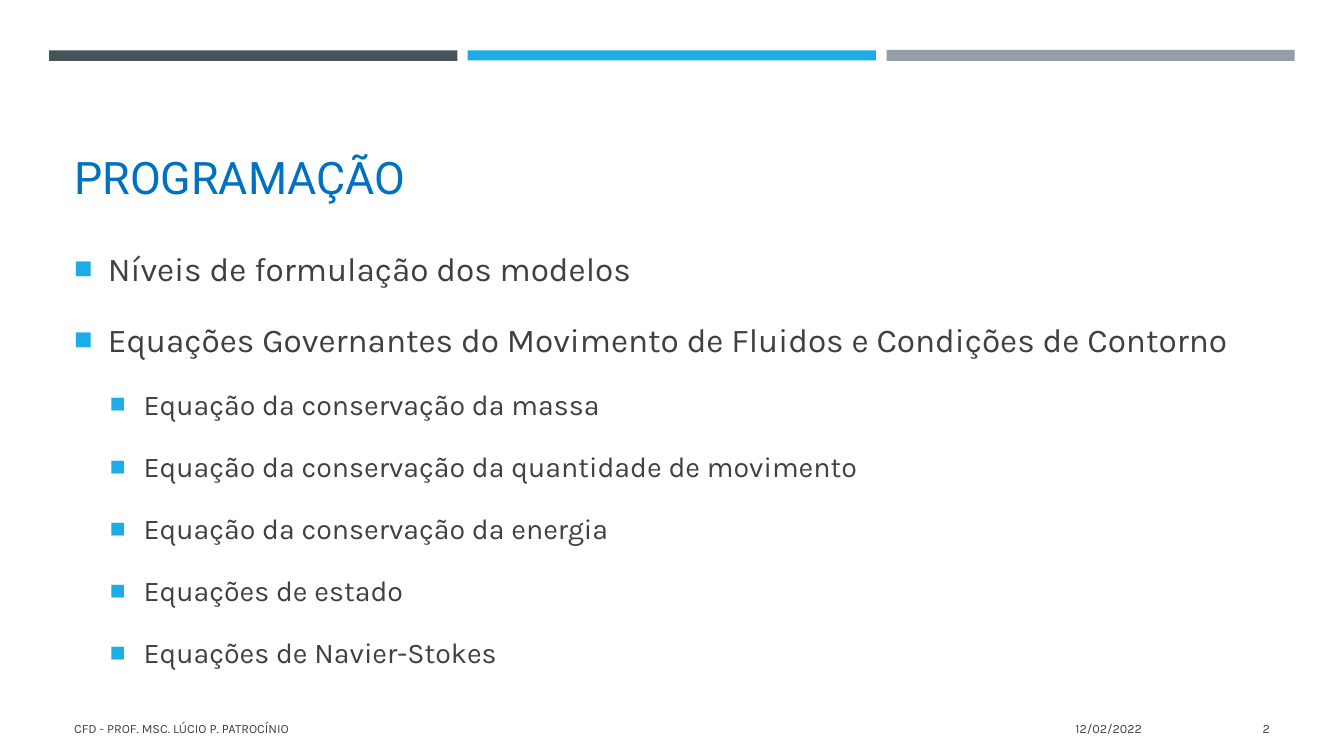
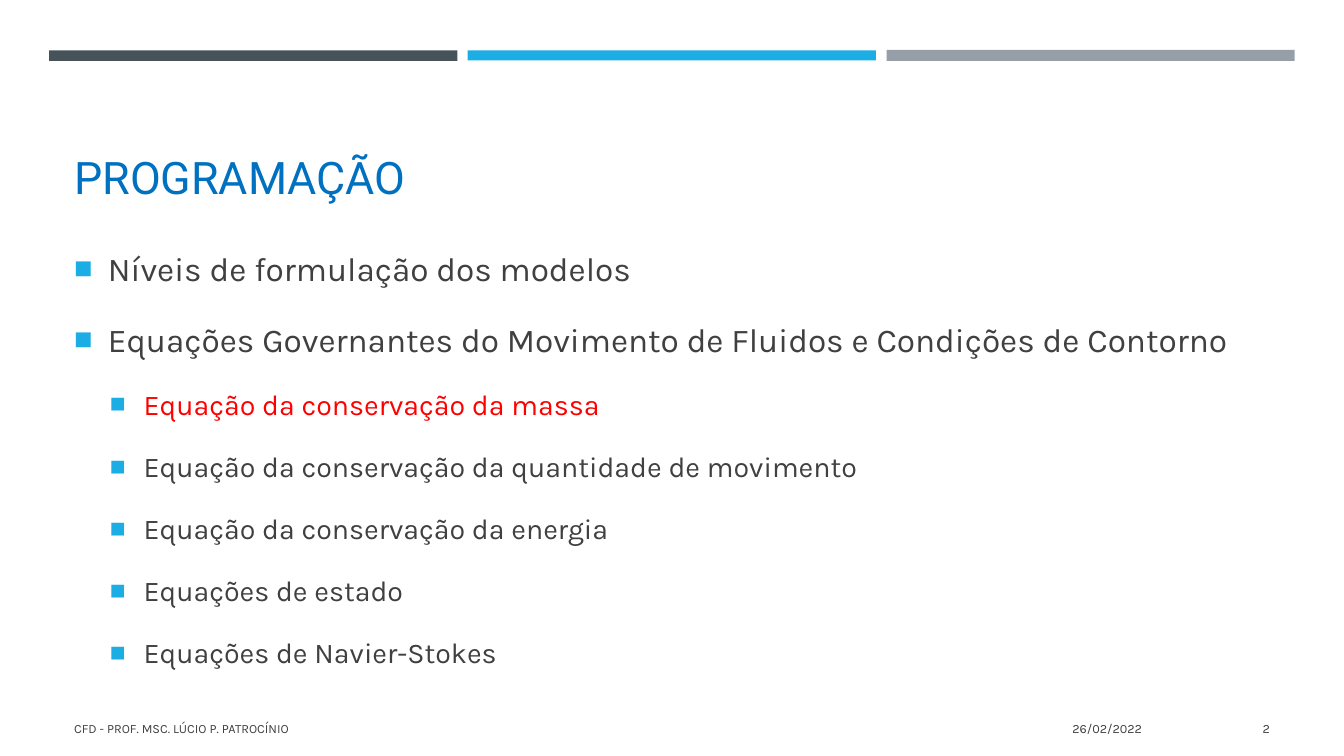
Before and after one commit to LPATROCINIO1969/CFD, a slide deck: slide 2 of apresentações/AP20220212.pptx. Drawn at 1344x756 pixels with LibreOffice and Linux fonts; fonts in the diff are those of the drawing. Boxes give left, top, right and bottom in pixels: in the first picture for what was removed or moved away, otherwise in the second. Text is boxed around its words. In the diff, an @@ line names an element or a change of style, - is before the commit and + after.

```diff
--- a/apresentações/AP20220212.pptx
+++ b/apresentações/AP20220212.pptx
@@ text at (144, 395, 599, 422): text colour #404040 to #FF0000 in "Equação da conservação da massa" @@
@@ text at (1072, 724, 1142, 734): text changed @@
-12/02/2022
+26/02/2022
```
Also in this commit, not shown: 17 other slides changed, 3 other files.
